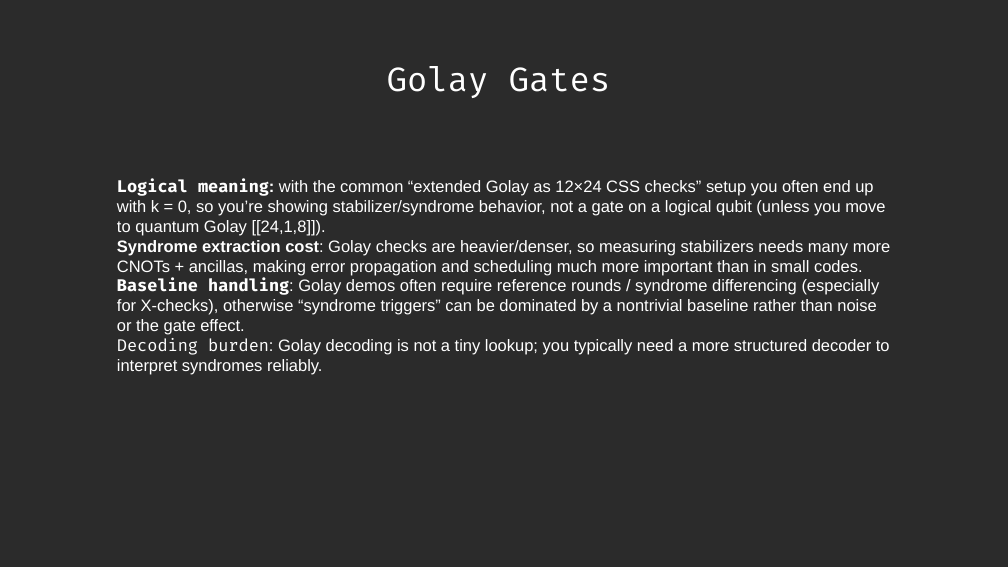
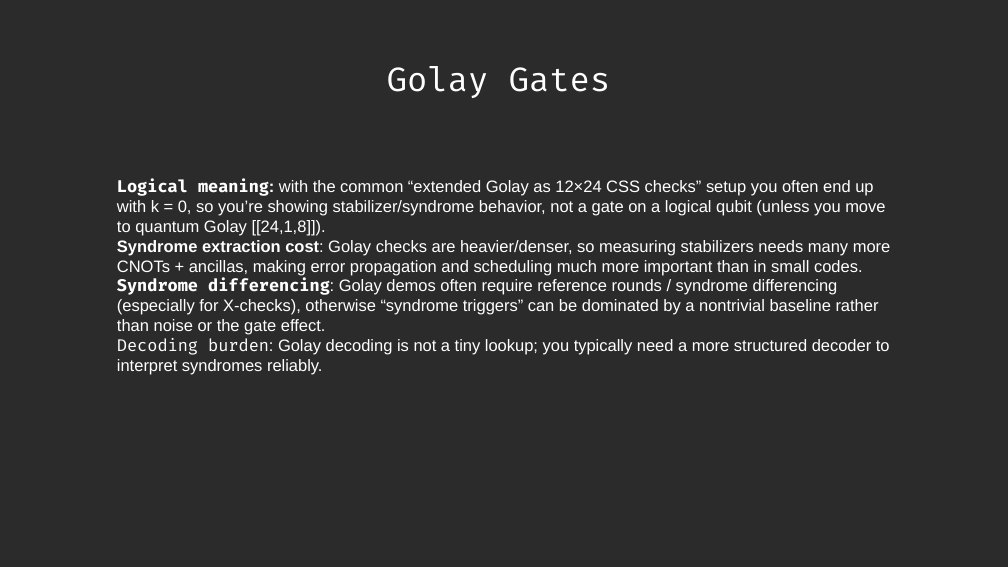
Before and after one commit to DanieleSalvi2810/QPFL_Hackathon_2026_Alice_and_Bob_Quantum_Icing, a slide deck: slide 35 of team-quantum_icing/presentation.odp (slide 29 before the commit). Drawn at 1008x567 pixels with LibreOffice and Linux fonts; fonts in the diff are those of the drawing; background and template pictures are left out; a plain dark background stands for a picture behind light text. Boxes give left, top, right and bottom in pixels: in the first picture for what was removed or moved away, otherwise in the second. Text is boxed around its words. In the diff, an @@ line names an element or a change of style, - is before the commit and + after.

```diff
--- a/team-quantum_icing/presentation.odp
+++ b/team-quantum_icing/presentation.odp
@@ text at bbox=[117, 279, 879, 335]: text changed @@
-Baseline handling: Golay demos often require reference rounds / syndrome differencing (especially for X-checks), otherwise “syndrome triggers” can be dominated by a nontrivial baseline rather than noise or the gate effect.
+Syndrome differencing: Golay demos often require reference rounds / syndrome differencing (especially for X-checks), otherwise “syndrome triggers” can be dominated by a nontrivial baseline rather than noise or the gate effect.
```
Also in this commit, not shown: 8 other slides changed, 6 slides added.
